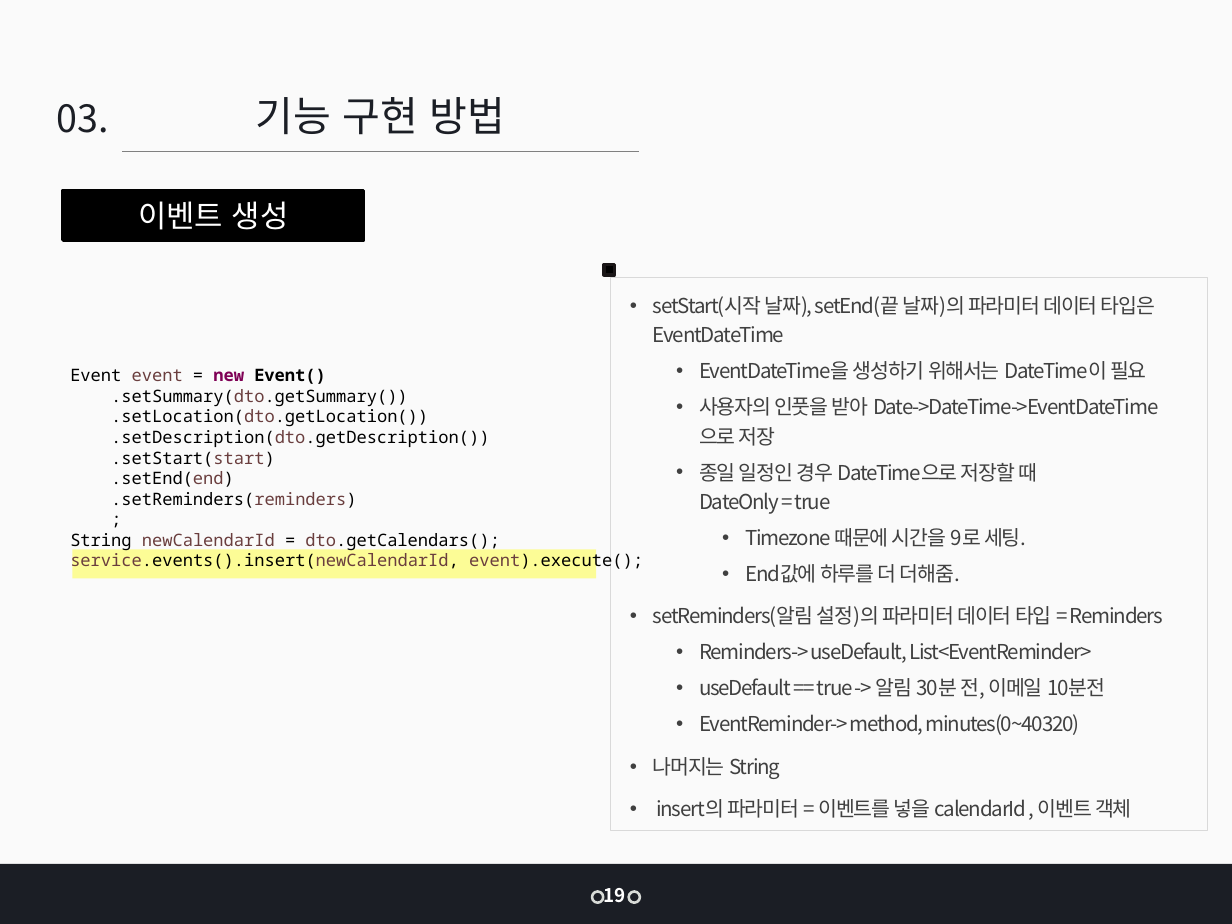
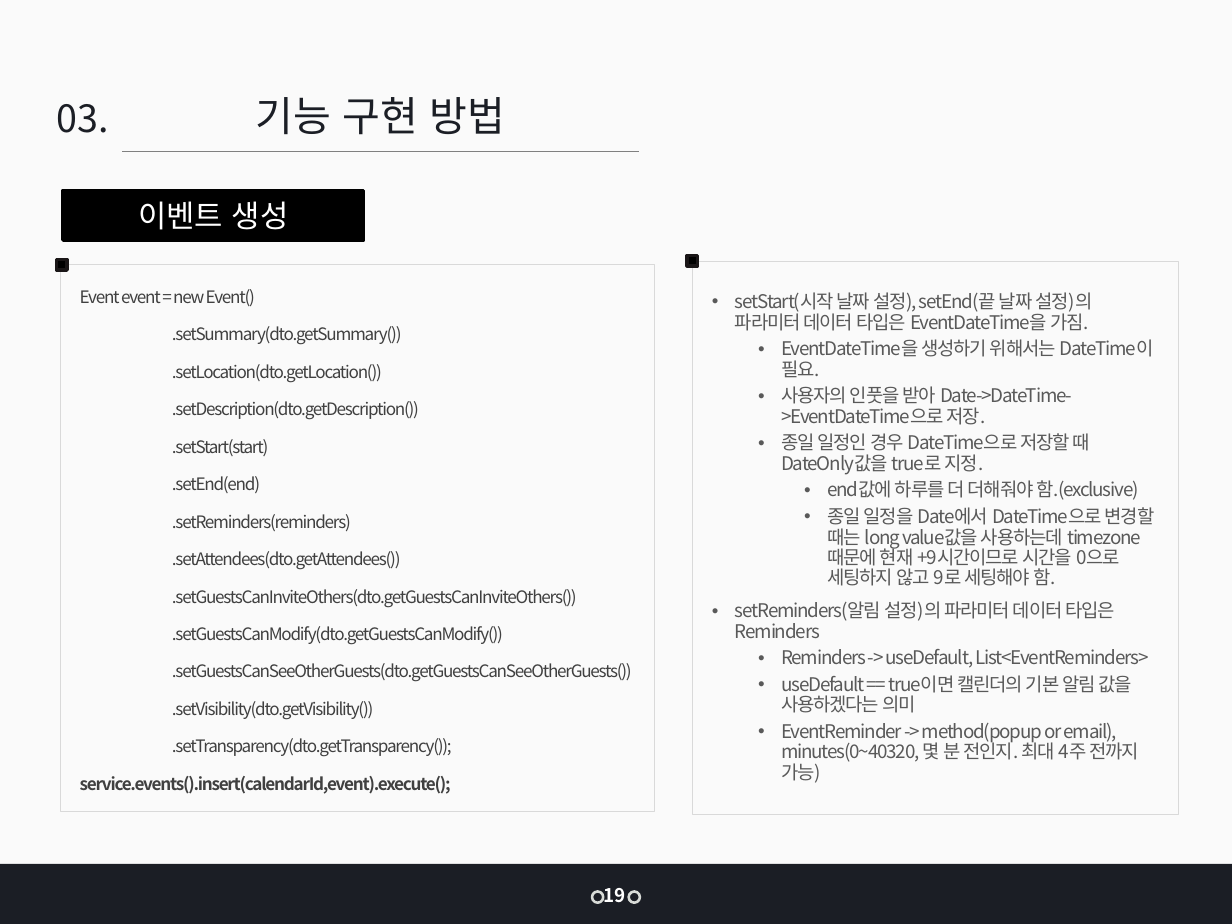
Before and after one commit to jangys/calendarProjectDocument, a slide deck: slide 18 of 인턴 최종 발표_장연수.pptx (slide 22 before the commit). Drawn at 1232x924 pixels with LibreOffice and Linux fonts; fonts in the diff are those of the drawing. Boxes give left, top, right and bottom in pixels: in the first picture for what was removed or moved away, otherwise in the second. Text is boxed around its words. In the diff, an @@ line names an element or a change of style, - is before the commit and + after.

```diff
--- a/인턴 최종 발표_장연수.pptx
+++ b/인턴 최종 발표_장연수.pptx
@@ rectangle added at (57,260,68,270), fill #000000, outline #1A1617 2 pt @@
@@ rectangle "Event event = new Event()": place and size @@
-rectangle "Event event = new Event()" at (70,368,643,572)
+rectangle "Event event = new Event()" at (60,265,655,812)
@@ rectangle "Event event = new Event()" at (60,265,655,812): vertical alignment top to middle; outline none to #D9D9D9 0.5 pt @@
@@ rectangle: place and size @@
-rectangle at (604,265,615,275)
+rectangle at (687,255,699,265)
@@ rectangle "setStart(시작 날짜 설정), setEnd(끝 날짜 ...": place and size @@
-rectangle "setStart(시작 날짜 설정), setEnd(끝 날짜 ..." at (610,277,1207,830)
+rectangle "setStart(시작 날짜 설정), setEnd(끝 날짜 ..." at (692,261,1179,814)
@@ text in rectangle at (80,289,419,531): font Noto Sans Mono to Noto Sans CJK KR, letter spacing 0 to -0.7 pt in "Event event = new Event()", ".setSummary(dto.getSummary())", ".setLocation(dto.getLocation())", ".setDescription(dto.getDescription())" and 3 more places; text colour #000000 to #404040 in "Event = Event()", ".setSummary(dto.getSummary())", ".setLocation(dto.getLocation())", ".setDescription(dto.getDescription())" and 3 more places; text colour #6A3E3E to #404040 in "event", ".setSummary(dto.getSummary())", ".setLocation(dto.getLocation())", ".setDescription(dto.getDescription())" and 3 more places; text colour #7F0055 to #404040 in "new"; bold off in "new Event()"; line spacing 1 to 1.2; more space between paragraphs @@
@@ text in rectangle at (735,292,1155,783): text changed; size 12 to 11 pt; text colour #404040 to #595959 @@
-• setStart(시작 날짜), setEnd(끝 날짜)의 파라미터 데이터 타입은 EventDateTime
-  • EventDateTime을 생성하기 위해서는 DateTime이 필요
-  • 사용자의 인풋을 받아 Date->DateTime->EventDateTime으로 저장
-  • 종일 일정인 경우 DateTime으로 저장할 때
-    DateOnly = true
-    • Timezone 때문에 시간을 9로 세팅.
-    • End값에 하루를 더 더해줌.
-• setReminders(알림 설정)의 파라미터 데이터 타입 = Reminders
-  • Reminders-> useDefault, List<EventReminder>
-  • useDefault == true -> 알림 30분 전, 이메일 10분전
-  • EventReminder-> method, minutes(0~40320)
-• 나머지는 String
-• insert의 파라미터 = 이벤트를 넣을 calendarId , 이벤트 객체
+• setStart(시작 날짜 설정), setEnd(끝 날짜 설정)의 파라미터 데이터 타입은 EventDateTime을 가짐.
+  • EventDateTime을 생성하기 위해서는 DateTime이 필요.
+  • 사용자의 인풋을 받아 Date->DateTime->EventDateTime으로 저장.
+  • 종일 일정인 경우 DateTime으로 저장할 때 DateOnly값을 true로 지정.
+    • end값에 하루를 더 더해줘야 함.(exclusive)
+    • 종일 일정을 Date에서 DateTime으로 변경할 때는 long value값을 사용하는데 timezone 때문에 현재 +9시간이므로 시간을 0으로 세팅하지 않고 9로 세팅해야 함.
+• setReminders(알림 설정)의 파라미터 데이터 타입은 Reminders
+  • Reminders -> useDefault, List<EventReminders>
+  • useDefault == true이면 캘린더의 기본 알림 값을 사용하겠다는 의미
+  • EventReminder -> method(popup or email), minutes(0~40320, 몇 분 전인지. 최대 4주 전까지 가능)
@@ rectangle removed at (73,549,596,579) @@
@@ text in rectangle at (80,551,632,794): text changed; font Noto Sans Mono to Noto Sans CJK KR; text colour #000000 to #404040 @@
-;
-String newCalendarId = dto.getCalendars();
-service.events().insert(newCalendarId, event).execute();
+.setAttendees(dto.getAttendees())
+.setGuestsCanInviteOthers(dto.getGuestsCanInviteOthers())
+.setGuestsCanModify(dto.getGuestsCanModify())
+.setGuestsCanSeeOtherGuests(dto.getGuestsCanSeeOtherGuests())
+.setVisibility(dto.getVisibility())
+.setTransparency(dto.getTransparency());
+service.events().insert(calendarId,event).execute();
```
Also in this commit, not shown: 12 other slides changed, 19 slides added, 7 slides removed, 4 other files.
